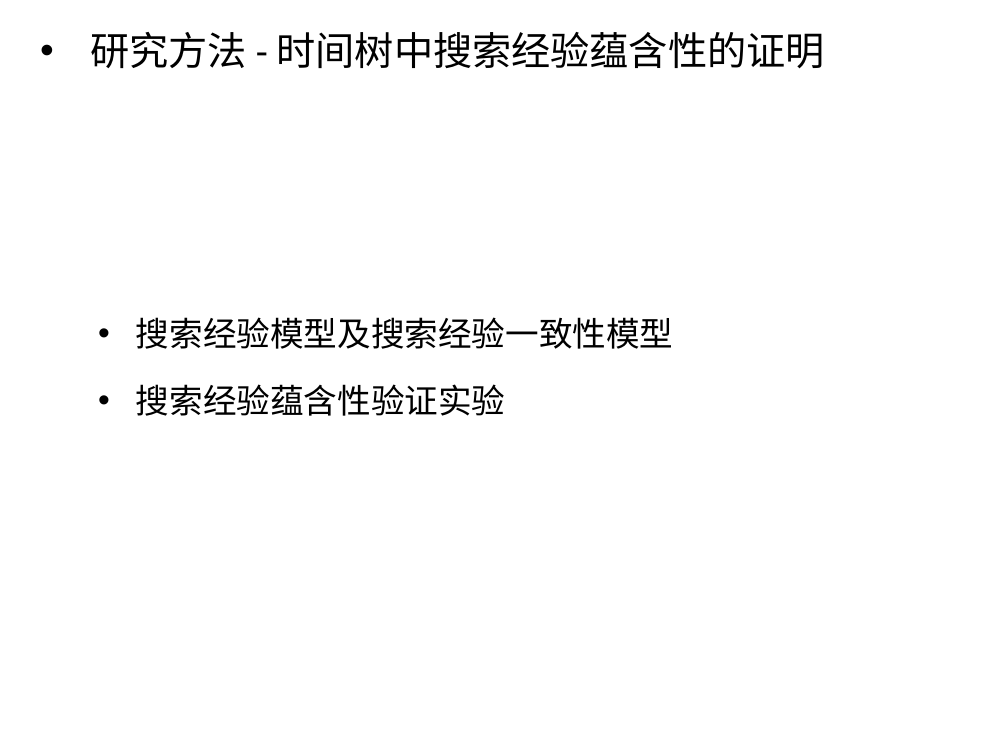
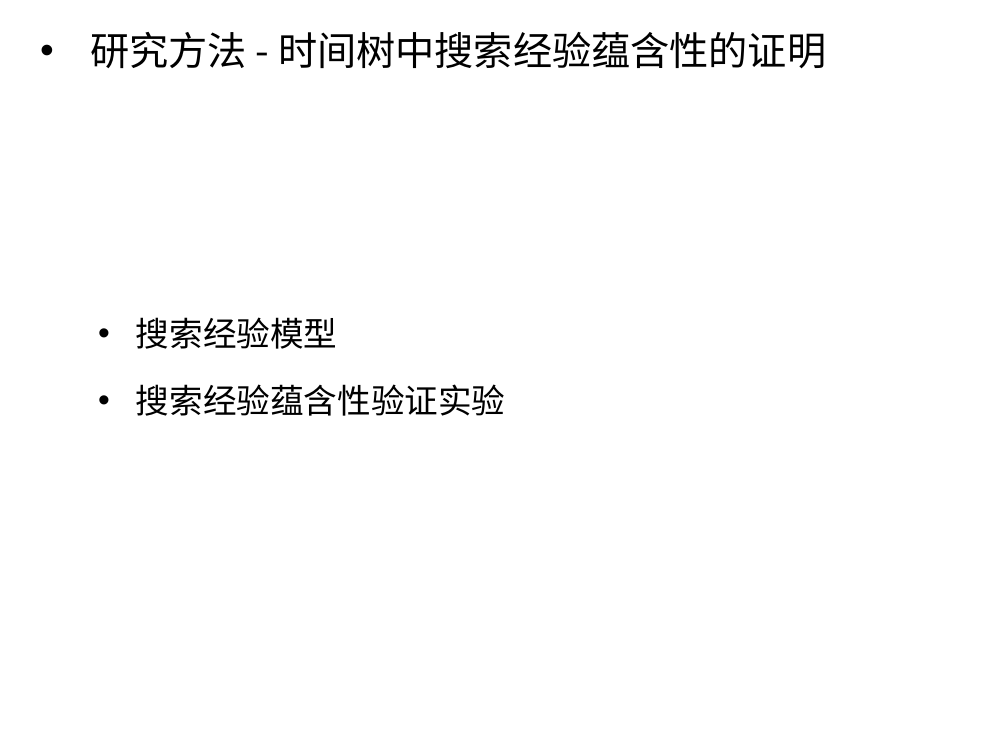
Before and after one commit to luxurymask/recommendation, a slide deck: slide 10 of phase5/答辩ppt.pptx. Drawn at 1008x756 pixels with LibreOffice and Linux fonts; fonts in the diff are those of the drawing. Boxes give left, top, right and bottom in pixels: in the first picture for what was removed or moved away, otherwise in the second. Text is boxed around its words. In the diff, an @@ line names an element or a change of style, - is before the commit and + after.

Commit message:
黑体，去掉搜索经验一致性模型

```diff
--- a/phase5/答辩ppt.pptx
+++ b/phase5/答辩ppt.pptx
@@ text "研究方法 - 时间树中搜索经验蕴含性的证明" at [91, 32, 826, 69]: font Calibri to Noto Sans CJK SC @@
@@ text at [136, 317, 338, 349]: text changed; font Calibri to Noto Sans CJK SC @@
-• 搜索经验模型及搜索经验一致性模型
+• 搜索经验模型
```
Also in this commit, not shown: 25 other slides changed.
